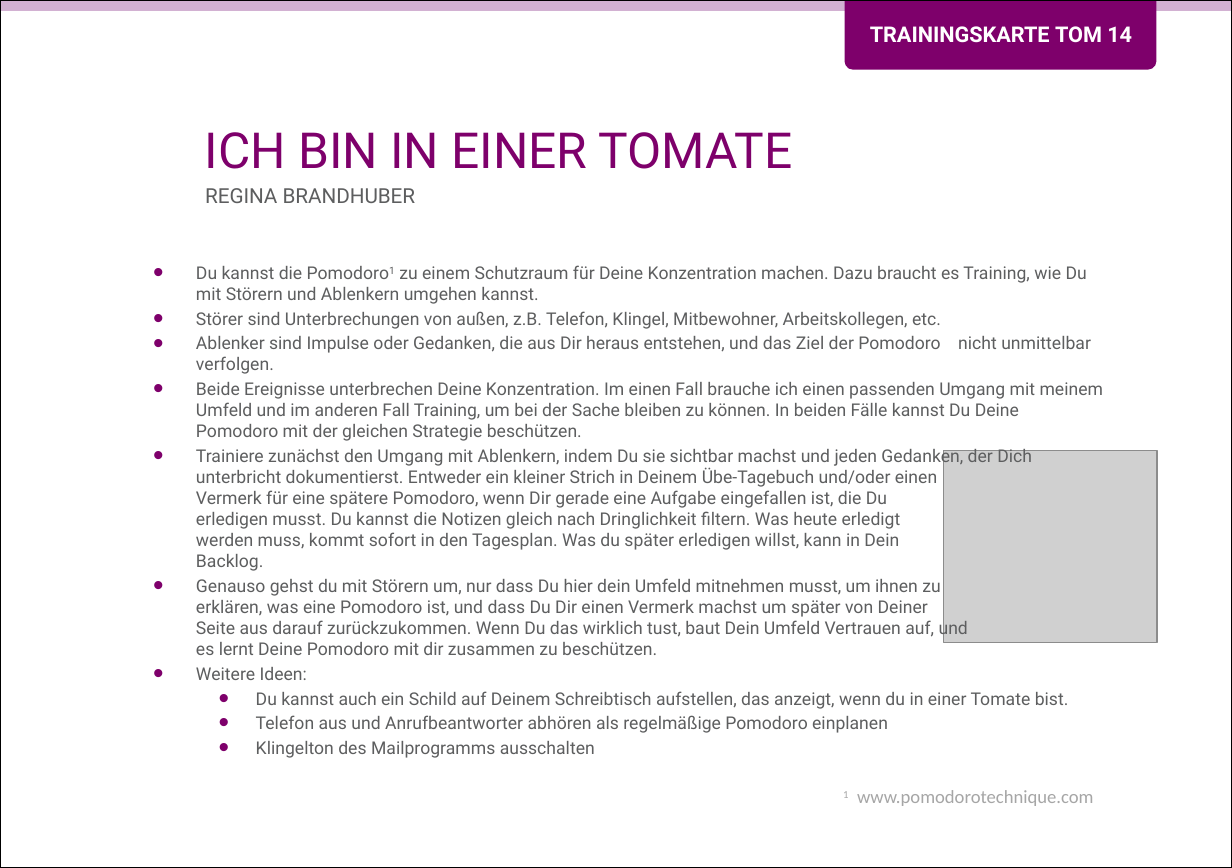
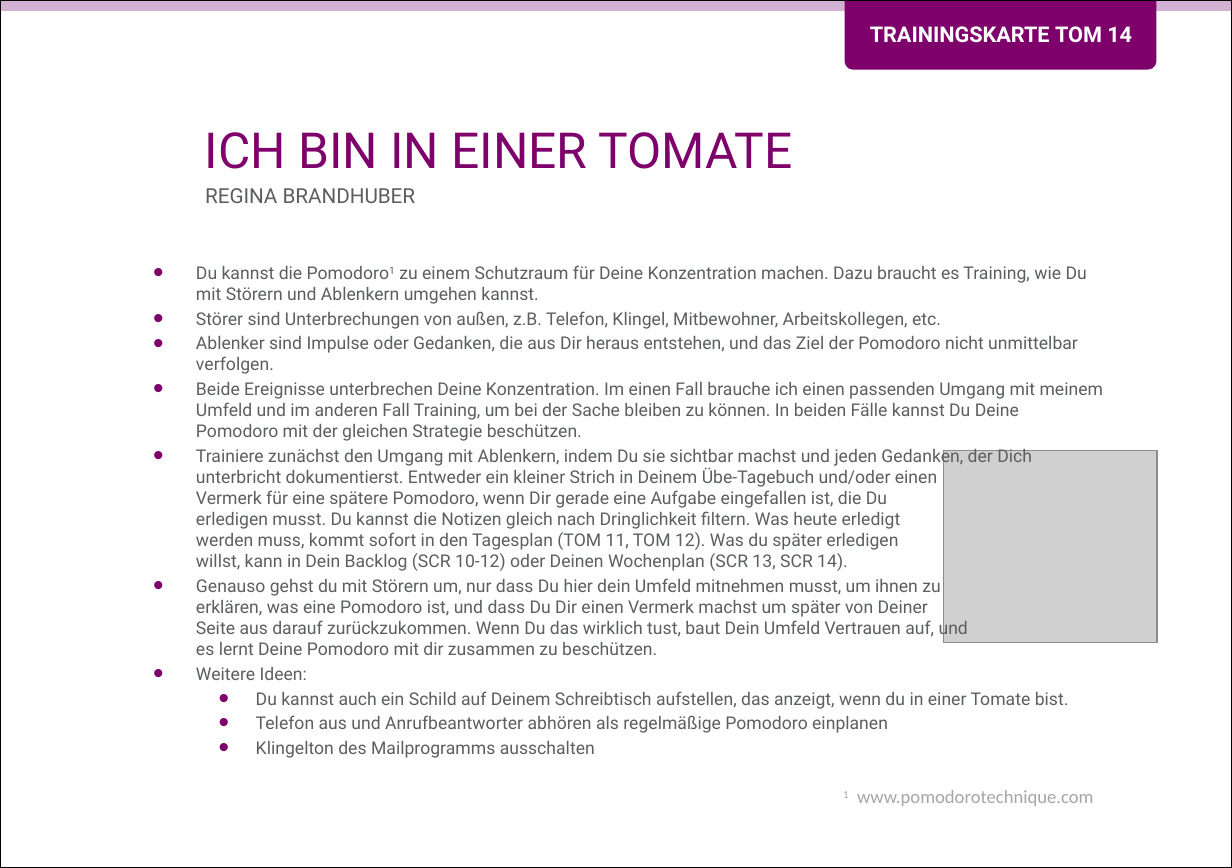
Before and after one commit to Teamtool/training-materials, a slide deck: slide 1 of training-cards/music moves/Tomatoes (TOM)/ger/apprentice/ger_TOM_14_Ich_bin_in_einer_Tomate_MM_A.pptx. Drawn at 1232x868 pixels with LibreOffice and Linux fonts; fonts in the diff are those of the drawing; grey boxes stand for pictures; background and template pictures are left out. Boxes give left, top, right and bottom in pixels: in the first picture for what was removed or moved away, otherwise in the second. Text is boxed around its words. In the diff, an @@ line names an element or a change of style, - is before the commit and + after.

Commit message:
TOM 14 Ich bin in einer Tomate
Referenzierung auf ander TKs eingebaut

```diff
--- a/training-cards/music moves/Tomatoes (TOM)/ger/apprentice/ger_TOM_14_Ich_bin_in_einer_Tomate_MM_A.pptx
+++ b/training-cards/music moves/Tomatoes (TOM)/ger/apprentice/ger_TOM_14_Ich_bin_in_einer_Tomate_MM_A.pptx
@@ text at [196, 446, 1032, 571]: text changed @@
-• Trainiere zunächst den Umgang mit Ablenkern, indem Du sie sichtbar machst und jeden Gedanken, der Dich unterbricht dokumentierst. Entweder ein kleiner Strich in Deinem Übe-Tagebuch und/oder einen
-  Vermerk für eine spätere Pomodoro, wenn Dir gerade eine Aufgabe eingefallen ist, die Du
-  erledigen musst. Du kannst die Notizen gleich nach Dringlichkeit filtern. Was heute erledigt
-  werden muss, kommt sofort in den Tagesplan. Was du später erledigen willst, kann in Dein
-  Backlog.
+• Trainiere zunächst den Umgang mit Ablenkern, indem Du sie sichtbar machst und jeden Gedanken, der Dich unterbricht dokumentierst. Entweder ein kleiner Strich in Deinem Übe-Tagebuch und/oder einen
+  Vermerk für eine spätere Pomodoro, wenn Dir gerade eine Aufgabe eingefallen ist, die Du
+  erledigen musst. Du kannst die Notizen gleich nach Dringlichkeit filtern. Was heute erledigt
+  werden muss, kommt sofort in den Tagesplan (TOM 11, TOM 12). Was du später erledigen
+  willst, kann in Dein Backlog (SCR 10-12) oder Deinen Wochenplan (SCR 13, SCR 14).
```
Also in this commit, not shown: 1 other file.
